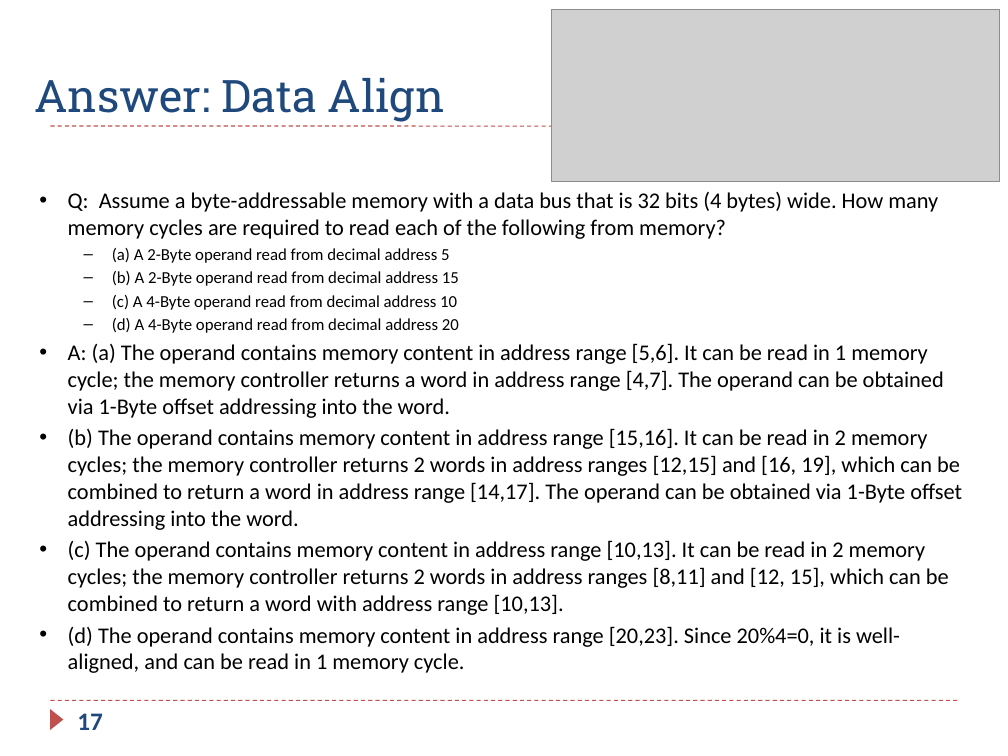
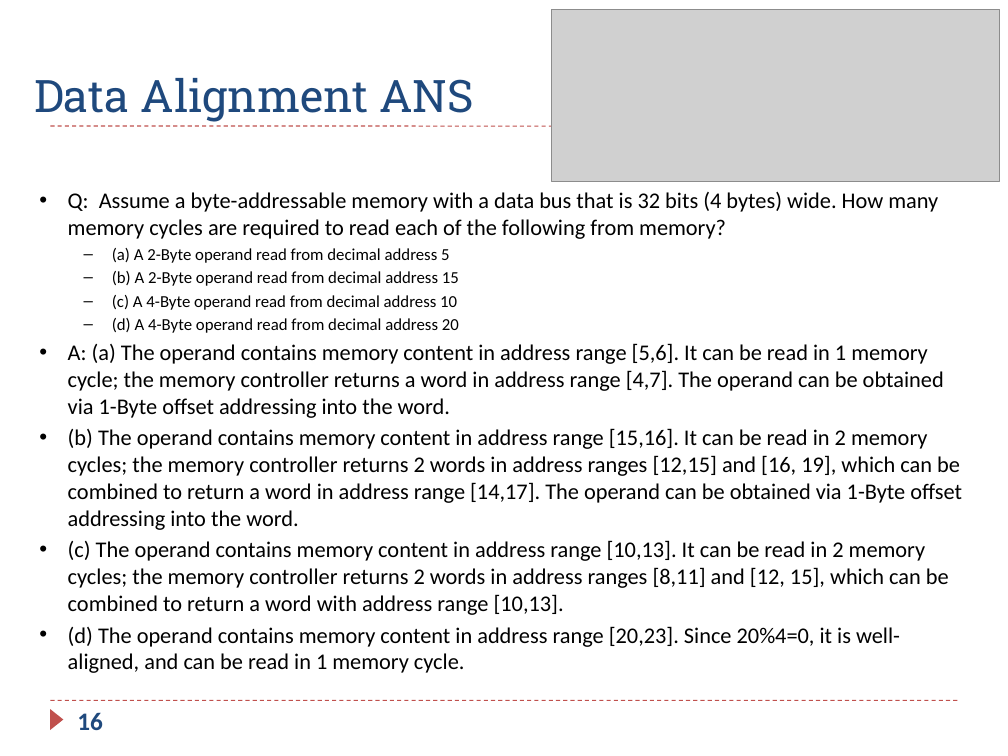
Before and after one commit to guhofstra/CSC111Fa25, a slide deck: slide 16 of PPTs/Ch5_ARM_Load_Store_Exercises_ANS.pptx (slide 17 before the commit). Drawn at 1008x756 pixels with LibreOffice and Linux fonts; fonts in the diff are those of the drawing; grey boxes stand for pictures. Boxes give left, top, right and bottom in pixels: in the first picture for what was removed or moved away, otherwise in the second. Text is boxed around its words. In the diff, an @@ line names an element or a change of style, - is before the commit and + after.

```diff
--- a/PPTs/Ch5_ARM_Load_Store_Exercises_ANS.pptx
+++ b/PPTs/Ch5_ARM_Load_Store_Exercises_ANS.pptx
@@ title at (34,78,474,122): text changed @@
-Answer: Data Align
+Data Alignment ANS
@@ page number at (77,712,103,730): text changed @@
-17
+16
```
Also in this commit, not shown: 22 other slides changed, 3 slides added, 1 slide removed, 3 other files.
